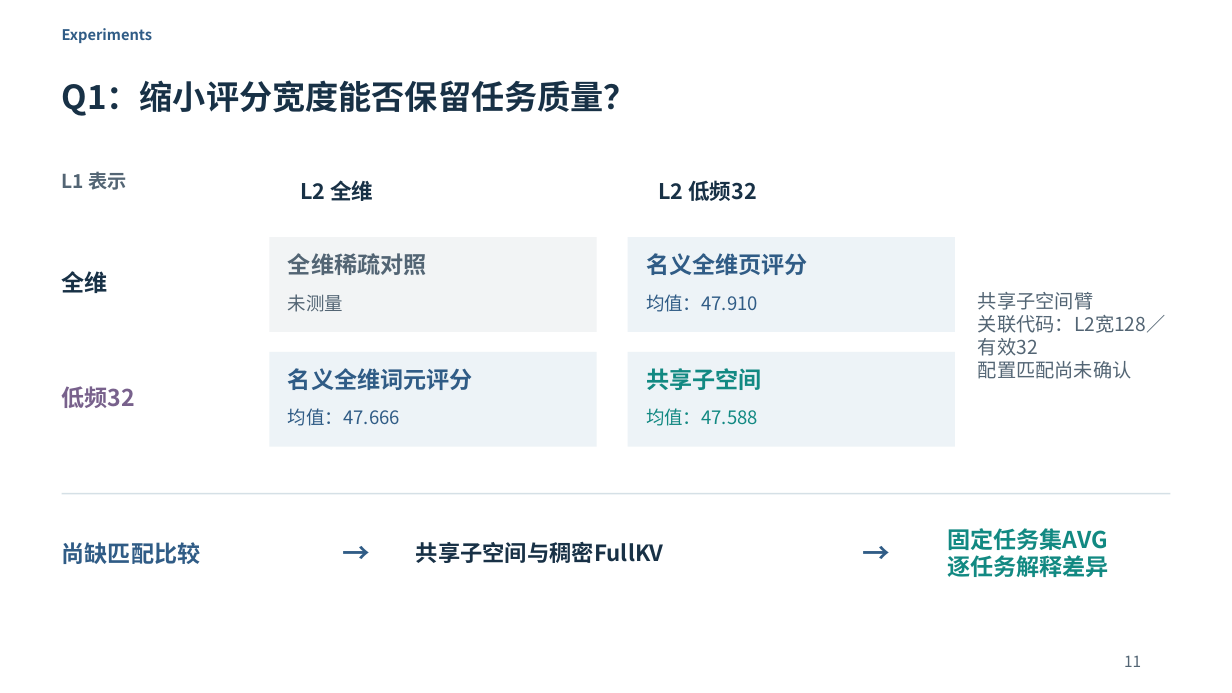
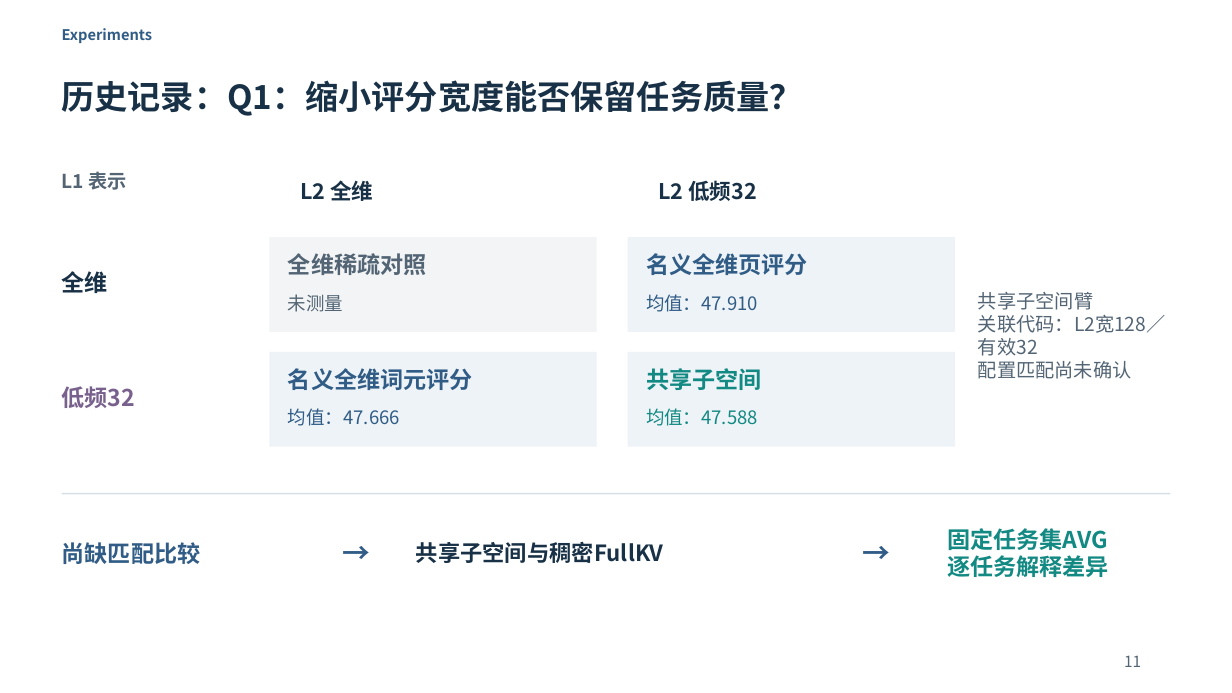
Before and after one commit to Chosen-David/two-level-attention, a slide deck: slide 11 of agent_doc/advice/dac_manuscript/presentation/TwoLevel_UserEdited_20261014.pptx. Drawn at 1232x693 pixels with LibreOffice and Linux fonts; fonts in the diff are those of the drawing. Boxes give left, top, right and bottom in pixels: in the first picture for what was removed or moved away, otherwise in the second. Text is boxed around its words. In the diff, an @@ line names an element or a change of style, - is before the commit and + after.

```diff
--- a/agent_doc/advice/dac_manuscript/presentation/TwoLevel_UserEdited_20261014.pptx
+++ b/agent_doc/advice/dac_manuscript/presentation/TwoLevel_UserEdited_20261014.pptx
@@ text at box(62, 80, 803, 116): text changed @@
-Q1：缩小评分宽度能否保留任务质量？
+历史记录：Q1：缩小评分宽度能否保留任务质量？
```
Also in this commit, not shown: 12 other slides changed, 59 other files.
